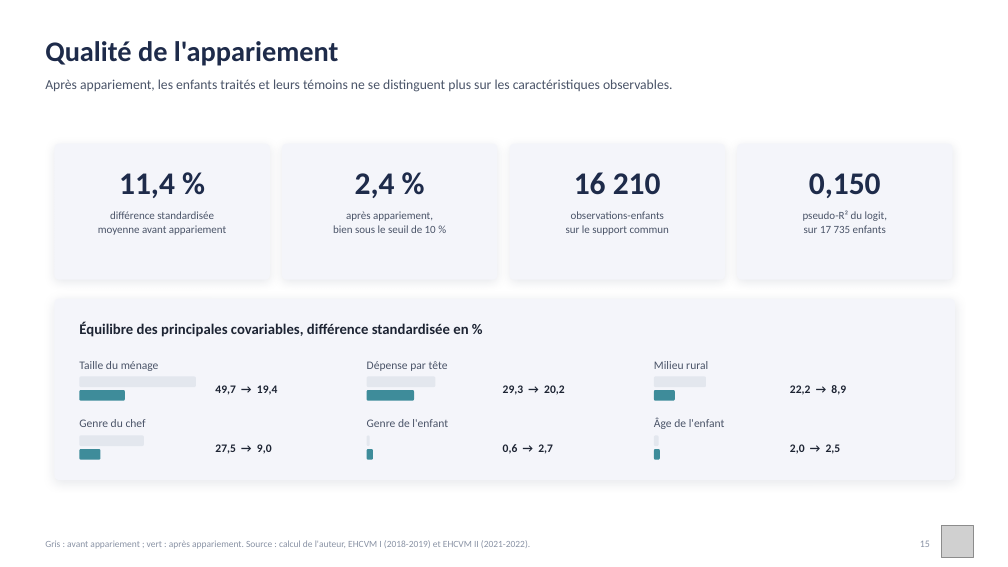
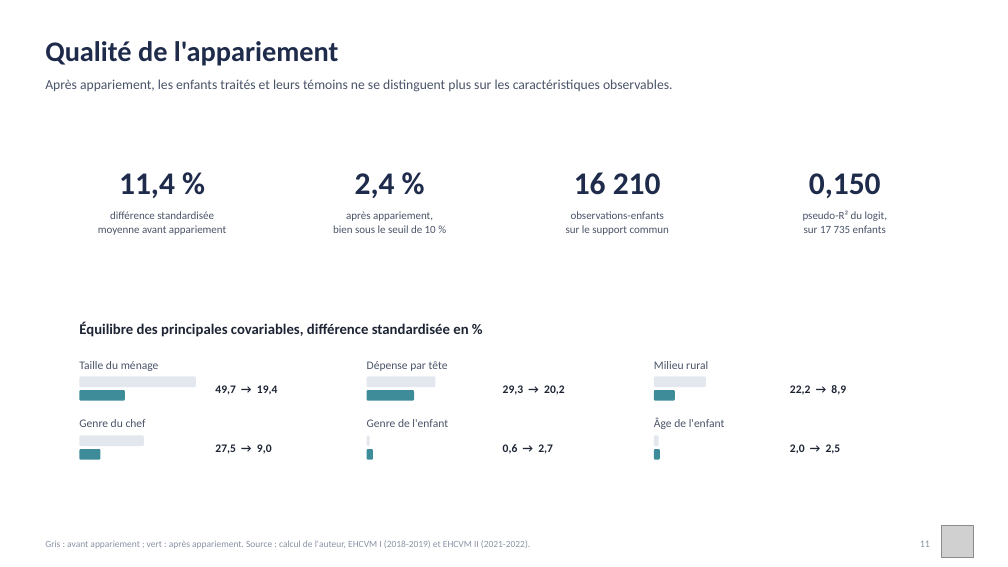
Before and after one commit to JODRAFF9/MEMOIRE, a slide deck: slide 11 of infographie/presentation_infographique.pptx (slide 15 before the commit). Drawn at 1008x567 pixels with LibreOffice and Linux fonts; fonts in the diff are those of the drawing; grey boxes stand for pictures. Boxes give left, top, right and bottom in pixels: in the first picture for what was removed or moved away, otherwise in the second. Text is boxed around its words. In the diff, an @@ line names an element or a change of style, - is before the commit and + after.

```diff
--- a/infographie/presentation_infographique.pptx
+++ b/infographie/presentation_infographique.pptx
@@ rounded rectangle removed at (x1=54, y1=144, x2=270, y2=280) @@
@@ rounded rectangle removed at (x1=282, y1=144, x2=498, y2=280) @@
@@ rounded rectangle removed at (x1=510, y1=144, x2=725, y2=280) @@
@@ rounded rectangle removed at (x1=737, y1=144, x2=953, y2=280) @@
@@ rounded rectangle removed at (x1=54, y1=299, x2=955, y2=480) @@
```
Also in this commit, not shown: 18 other slides changed, 6 slides removed, 2 other files.
